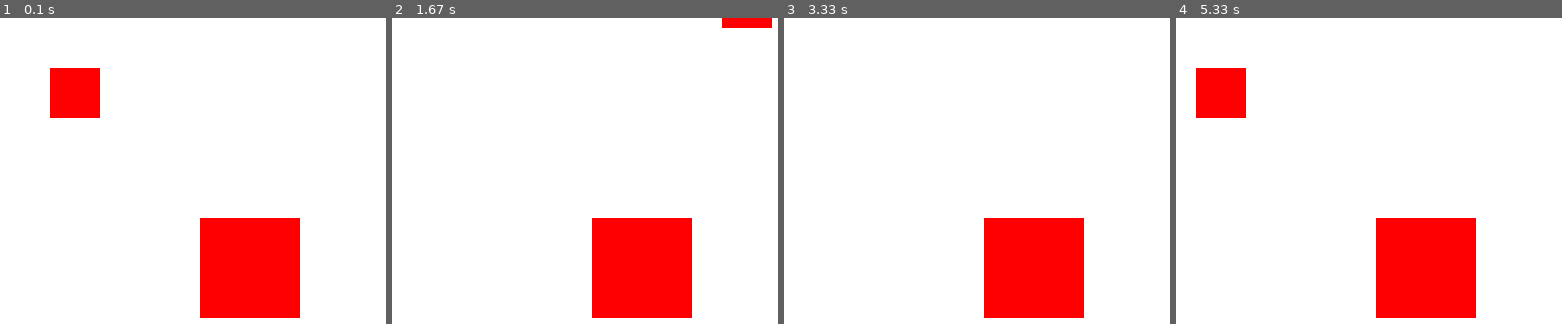
Above: before the commit, frames 1-4 (left to right).
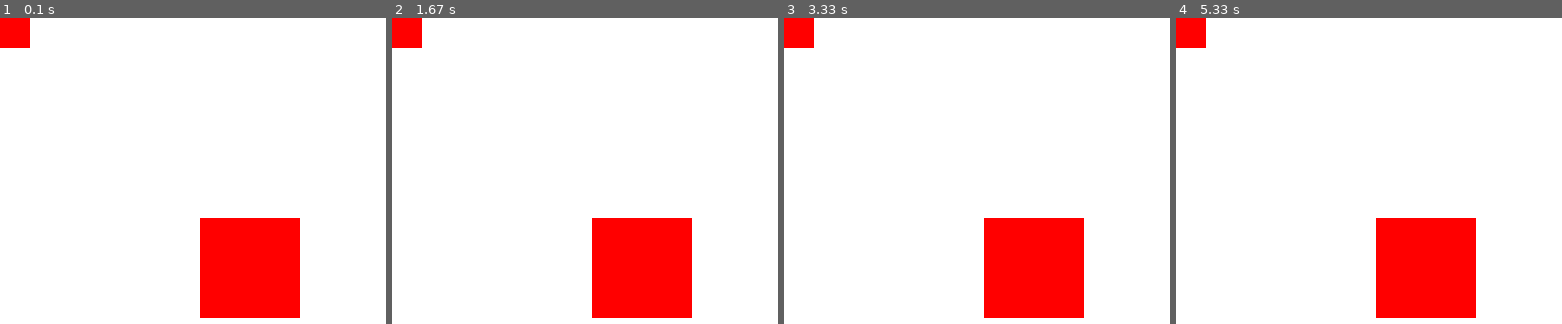
Above: after the commit, the same moments.

Repository: JeferssonCL/PuroPiton---POCs-SuperMarioBros_Pygame-Python
Game: pygame game, started from POCs/poc_detect_collisions.py
Two runs of this game, one before a commit and one after it. Both use one fixed random seed, a clock stepped at 60 frames per second and the inputs below.
Inputs:
- Up to frame 1 (0.1 s): no input
- Up to frame 2 (1.67 s): hold Right 0.33-0.8 s; hold Up 0.83-1.13 s; hold Right 1.17-1.63 s
- Up to frame 3 (3.33 s): hold Left 1.67-2.2 s; hold Down 2.23-2.53 s; hold Left 2.57-2.97 s; hold Up from 3 s (still down)
- Up to frame 4 (5.33 s): release Up at 3.37 s; hold Down 4.07-4.43 s; hold Left 4.47-4.93 s; hold Right from 4.97 s (still down)

The runs differ from the first frame. In frame 1, 2.9% of the frame differs, in the area x 0-26%, y 0-33%; in frame 2, 1.2%; in frame 3, 0.8%; in frame 4, 2.9%.

Commit message:
fix: detec_collisions

Diff:
--- a/POCs/poc_detect_collisions.py
+++ b/POCs/poc_detect_collisions.py
@@ -18,9 +18,6 @@
 player_rect = pygame.Rect(50, 50, 50, 50)  # (x, y, width, height)
 obstacle_rect = pygame.Rect(200, 200, 100, 100)  # (x, y, width, height)
 
-# Velocidad de movimiento del jugador
-player_speed = 5
-
 # Bucle principal del juego
 running = True
 while running:
@@ -28,18 +25,11 @@
         if event.type == pygame.QUIT:
             running = False
 
-    # Obtener el estado de las teclas
-    keys = pygame.key.get_pressed()
+    # Obtener la posición del mouse
+    mouse_pos = pygame.mouse.get_pos()
 
-    # Actualizar la posición del jugador
-    if keys[pygame.K_LEFT]:
-        player_rect.x -= player_speed
-    if keys[pygame.K_RIGHT]:
-        player_rect.x += player_speed
-    if keys[pygame.K_UP]:
-        player_rect.y -= player_speed
-    if keys[pygame.K_DOWN]:
-        player_rect.y += player_speed
+    # Actualizar la posición del jugador con la posición del mouse
+    player_rect.center = mouse_pos
 
     # Verificar si hay colisión entre el jugador y el obstáculo
     collision = player_rect.colliderect(obstacle_rect)
